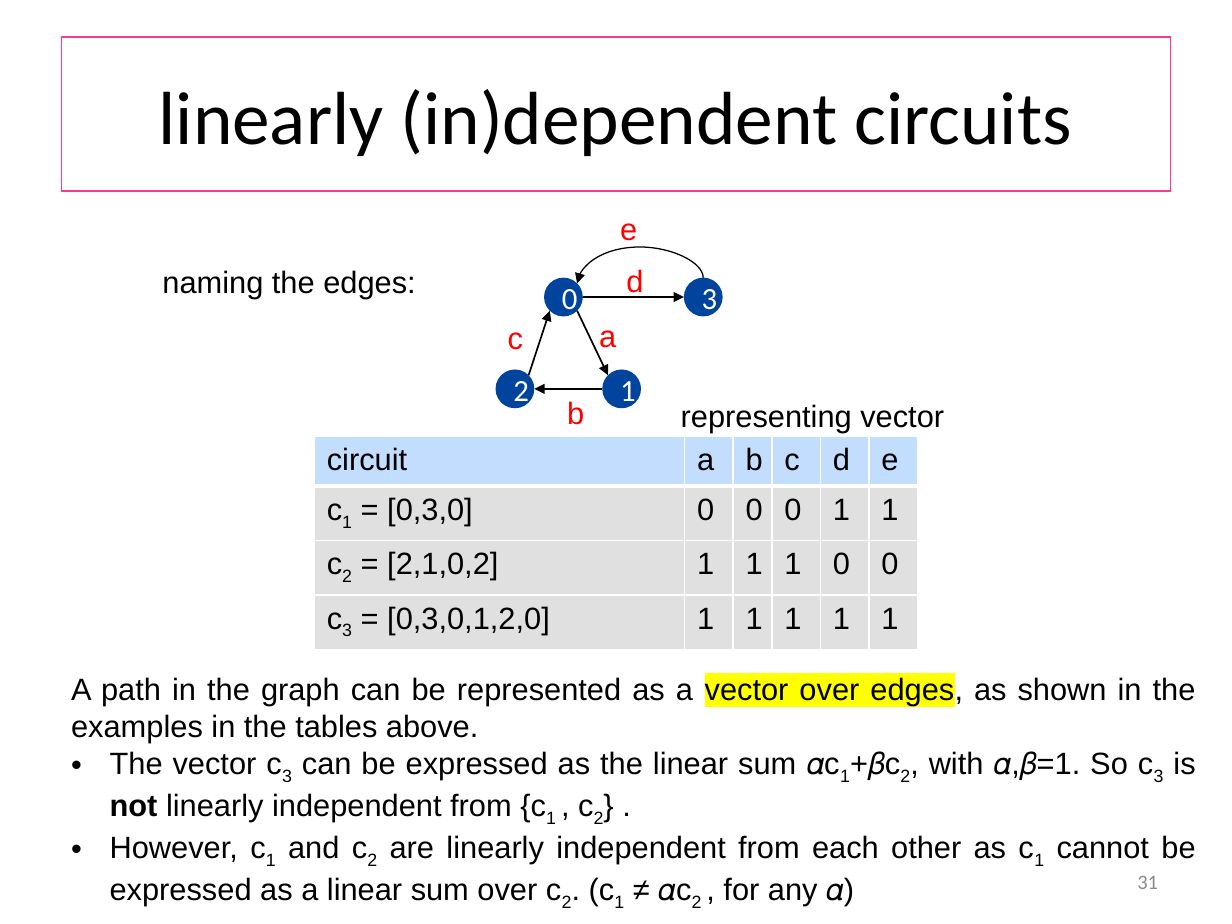
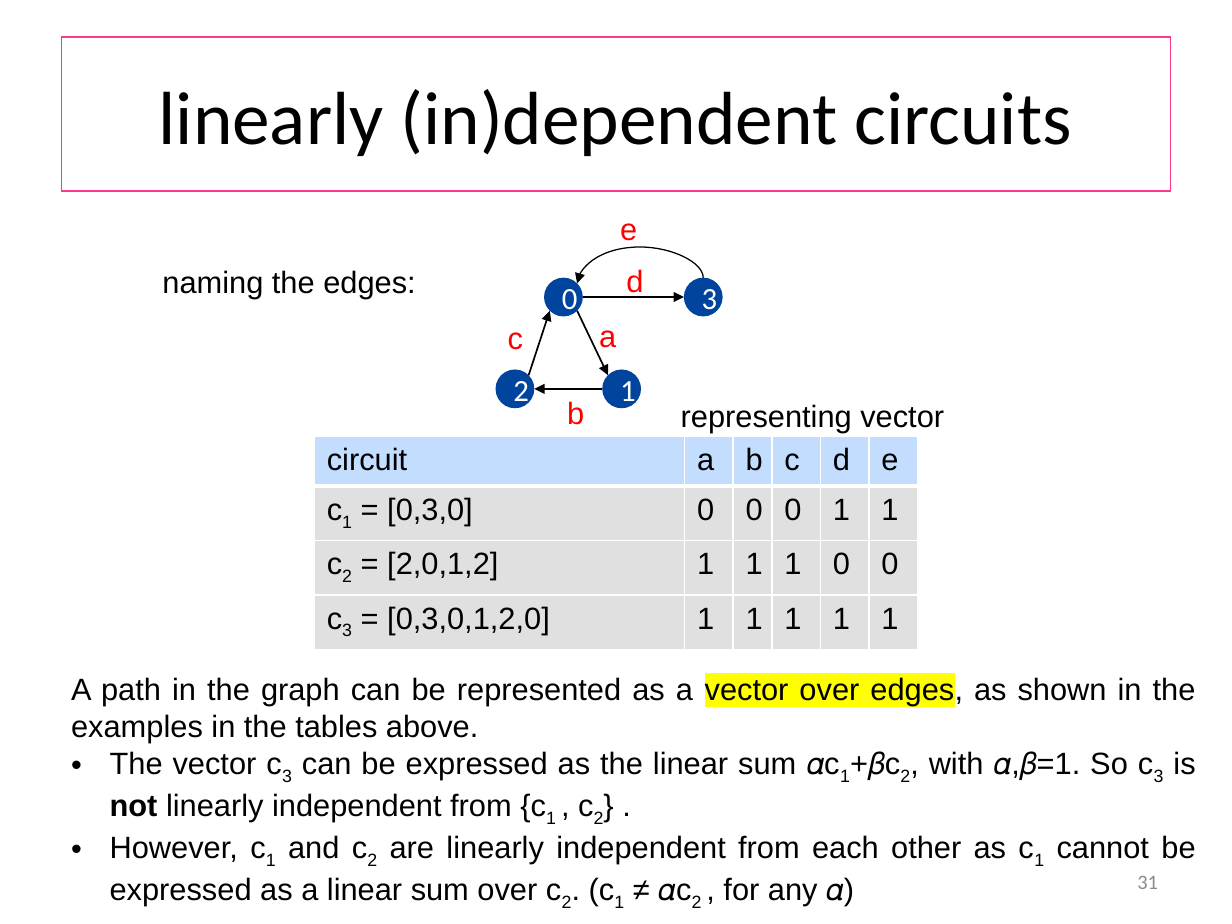
Before and after one commit to wooshrow/b3stv, a slide deck: slide 31 of slides/gbt.pptx. Drawn at 1232x924 pixels with LibreOffice and Linux fonts; fonts in the diff are those of the drawing. Boxes give left, top, right and bottom in pixels: in the first picture for what was removed or moved away, otherwise in the second. Text is boxed around its words. In the diff, an @@ line names an element or a change of style, - is before the commit and + after.

```diff
--- a/slides/gbt.pptx
+++ b/slides/gbt.pptx
@@ table at [314, 436, 914, 640] @@
-row 3, column 1: c2 = [2,1,0,2]
+row 3, column 1: c2 = [2,0,1,2]
```
Also in this commit, not shown: 12 other slides changed, 1 other file.
